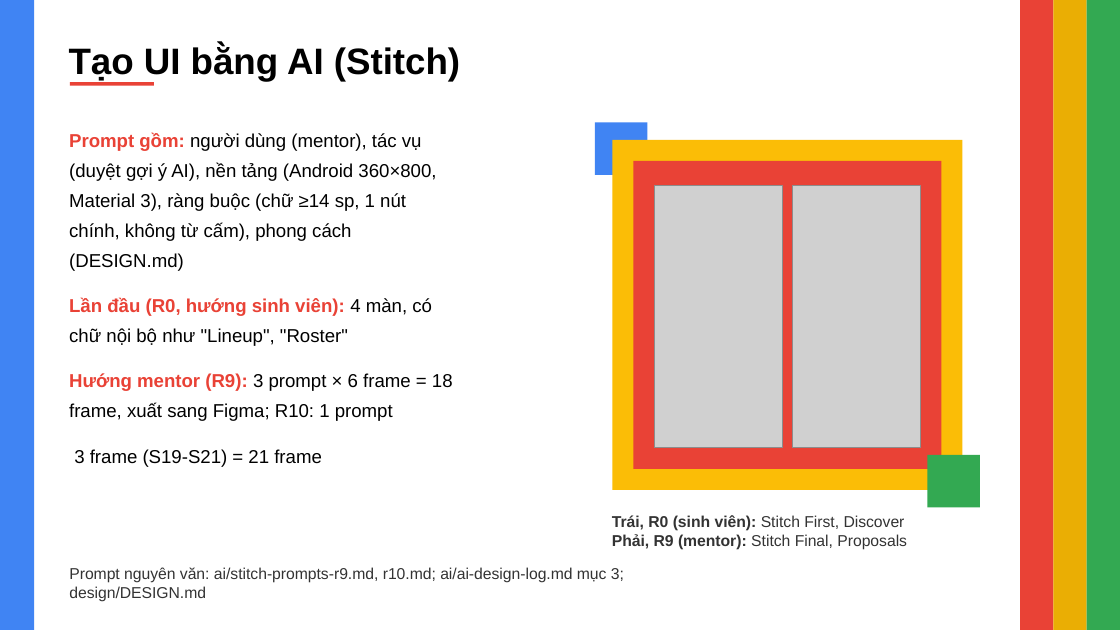
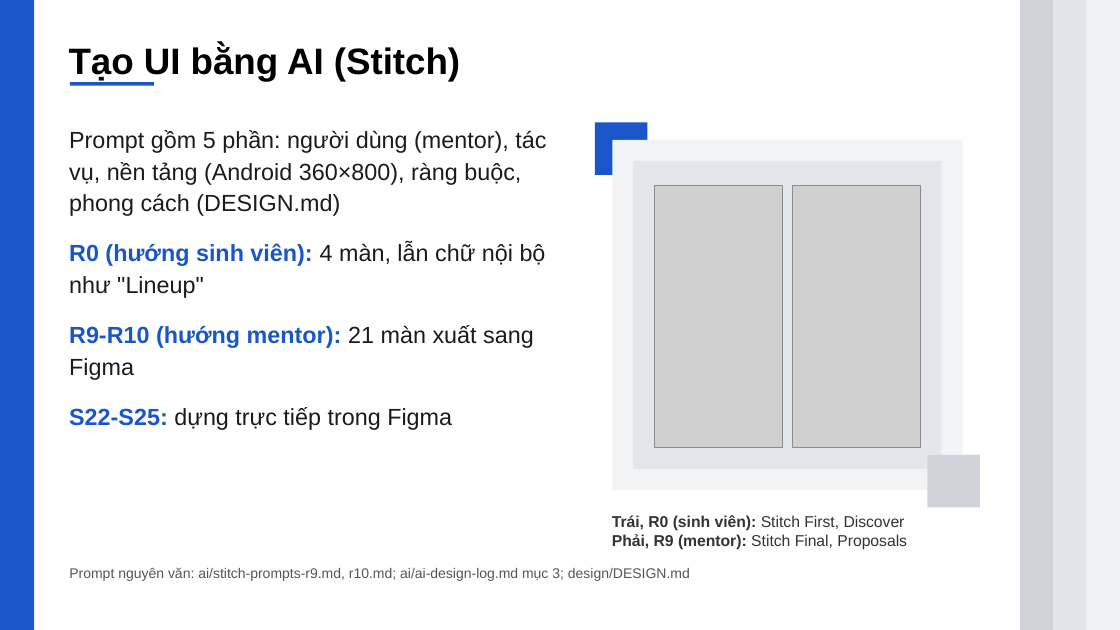
Before and after one commit to Kenn0679/prm323-lab2-group6, a slide deck: slide 5 of slides-export/prm323_lab2_group6_slides.pptx. Drawn at 1120x630 pixels with LibreOffice and Linux fonts; fonts in the diff are those of the drawing; grey boxes stand for pictures. Boxes give left, top, right and bottom in pixels: in the first picture for what was removed or moved away, otherwise in the second. Text is boxed around its words. In the diff, an @@ line names an element or a change of style, - is before the commit and + after.

```diff
--- a/slides-export/prm323_lab2_group6_slides.pptx
+++ b/slides-export/prm323_lab2_group6_slides.pptx
@@ rectangle at (0, 0, 34, 630): fill #4084F3 to #1A56C8 @@
@@ rectangle at (1021, 0, 1054, 630): fill #E94236 to #D0D4DA @@
@@ rectangle at (1054, 0, 1087, 630): fill #EAAE04 to #E1E4E8 @@
@@ rectangle at (1087, 0, 1120, 630): fill #33A952 to #F0F2F4 @@
@@ rectangle at (70, 82, 154, 86): fill #E94236 to #1A56C8 @@
@@ text at (69, 130, 546, 430): text changed; size 16 to 20 pt; text colour #000000 to #1C1B18 @@
-Prompt gồm: người dùng (mentor), tác vụ (duyệt gợi ý AI), nền tảng (Android 360×800, Material 3), ràng buộc (chữ ≥14 sp, 1 nút chính, không từ cấm), phong cách (DESIGN.md)
-Lần đầu (R0, hướng sinh viên): 4 màn, có chữ nội bộ như "Lineup", "Roster"
-Hướng mentor (R9): 3 prompt × 6 frame = 18 frame, xuất sang Figma; R10: 1 prompt
-3 frame (S19-S21) = 21 frame
+Prompt gồm 5 phần: người dùng (mentor), tác vụ, nền tảng (Android 360×800), ràng buộc, phong cách (DESIGN.md)
+R0 (hướng sinh viên): 4 màn, lẫn chữ nội bộ như "Lineup"
+R9-R10 (hướng mentor): 21 màn xuất sang Figma
+S22-S25: dựng trực tiếp trong Figma
@@ rectangle at (595, 123, 647, 175): fill #4084F3 to #1A56C8 @@
@@ rectangle at (613, 140, 963, 491): fill #FBBD06 to #F1F3F4 @@
@@ rectangle at (634, 161, 942, 470): fill #E94236 to #E3E6EA @@
@@ rectangle at (928, 455, 980, 507): fill #33A952 to #D0D4DA @@
@@ text "Prompt nguyên văn: ai/stitch-prompts-r9.md, r10.md; ..." at (69, 567, 690, 581): size 13.5 to 12 pt, text colour #333333 to #555555 @@
```
Also in this commit, not shown: 11 other slides changed, 3 other files.
